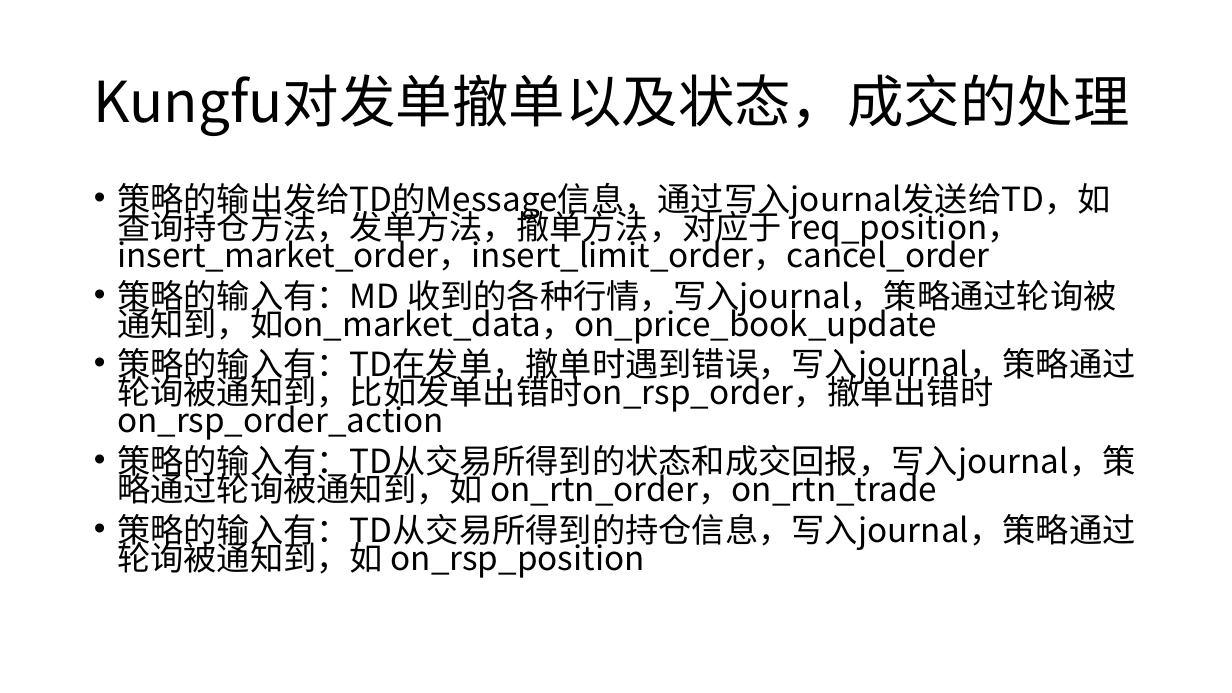
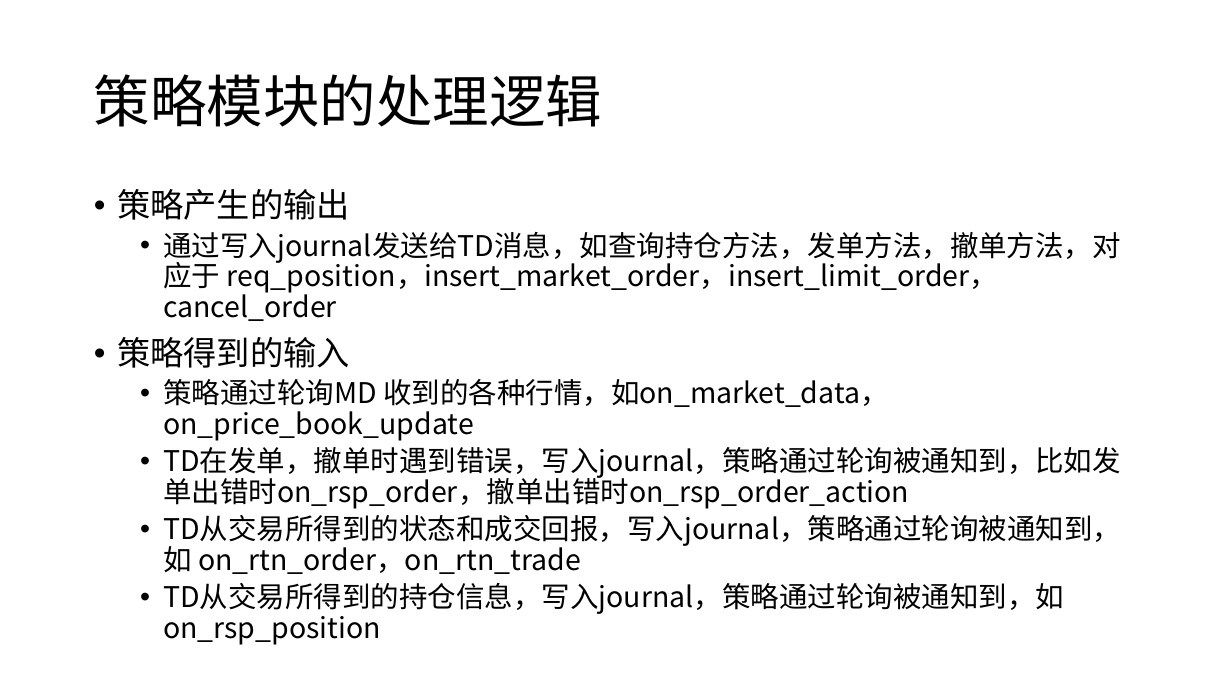
Before and after one commit to qingtiandalaoye/useful_doc, a slide deck: slide 9 of 虚拟货币跨交易所高频交易系统.pptx (slide 8 before the commit). Drawn at 1232x693 pixels with LibreOffice and Linux fonts; fonts in the diff are those of the drawing. Boxes give left, top, right and bottom in pixels: in the first picture for what was removed or moved away, otherwise in the second. Text is boxed around its words. In the diff, an @@ line names an element or a change of style, - is before the commit and + after.

Commit message:
update

```diff
--- a/虚拟货币跨交易所高频交易系统.pptx
+++ b/虚拟货币跨交易所高频交易系统.pptx
@@ title at <box>94,74,602,127</box>: text changed @@
-Kungfu对发单撤单以及状态，成交的处理
+策略模块的处理逻辑
@@ text at <box>117,189,1121,645</box>: text changed; size 25.9 to 22.2 pt @@
-• 策略的输出发给TD的Message信息，通过写入journal发送给TD，如查询持仓方法，发单方法，撤单方法，对应于 req_position，insert_market_order，insert_limit_order，cancel_order
-• 策略的输入有：MD 收到的各种行情，写入journal，策略通过轮询被通知到，如on_market_data，on_price_book_update
-• 策略的输入有：TD在发单，撤单时遇到错误，写入journal，策略通过轮询被通知到，比如发单出错时on_rsp_order，撤单出错时on_rsp_order_action
-• 策略的输入有：TD从交易所得到的状态和成交回报，写入journal，策略通过轮询被通知到，如 on_rtn_order，on_rtn_trade
-• 策略的输入有：TD从交易所得到的持仓信息，写入journal，策略通过轮询被通知到，如 on_rsp_position
+• 策略产生的输出
+  • 通过写入journal发送给TD消息，如查询持仓方法，发单方法，撤单方法，对应于 req_position，insert_market_order，insert_limit_order，cancel_order
+• 策略得到的输入
+  • 策略通过轮询MD 收到的各种行情，如on_market_data，on_price_book_update
+  • TD在发单，撤单时遇到错误，写入journal，策略通过轮询被通知到，比如发单出错时on_rsp_order，撤单出错时on_rsp_order_action
+  • TD从交易所得到的状态和成交回报，写入journal，策略通过轮询被通知到，如 on_rtn_order，on_rtn_trade
+  • TD从交易所得到的持仓信息，写入journal，策略通过轮询被通知到，如 on_rsp_position
```
Also in this commit, not shown: 26 other slides changed, 4 slides added, 1 slide removed.
